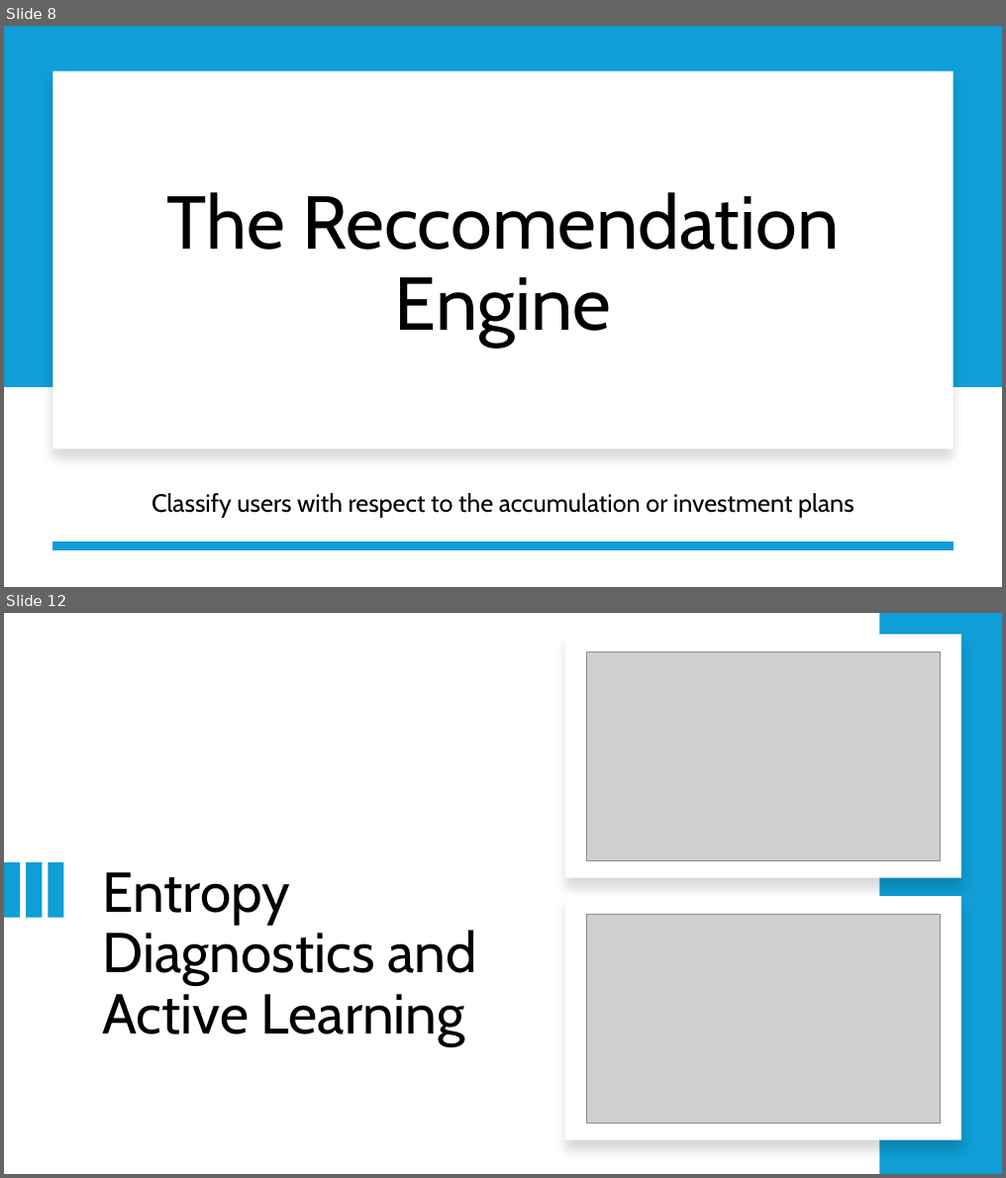
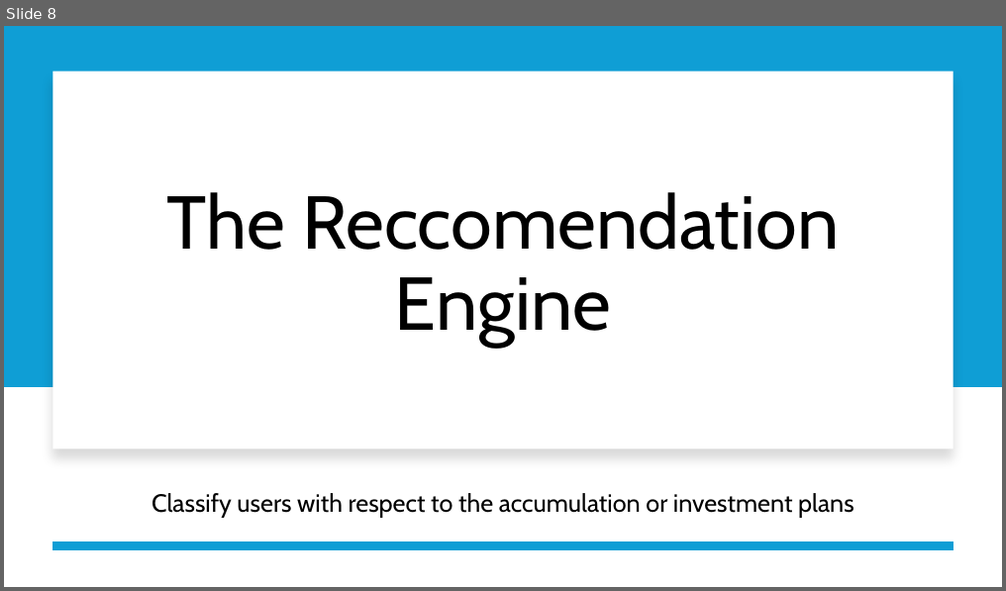
Before and after one commit to Smael-olk/Fintech, a slide deck: Business Case 2/Presentation Business Case 2.pptx. Shown one above the other, each under a label of ours: slides 8 and 12 before the commit, slide 8 after it; the slides between them are not shown. The pictures are 1006x1178 and 1006x591 pixels, drawn with LibreOffice and Linux fonts; fonts in the diff are those of the drawing; grey boxes stand for pictures. Boxes give left, top, right and bottom in pixels: in the first picture for what was removed or moved away, otherwise in the second. Text is boxed around its words. In the diff, an @@ line names an element or a change of style, - is before the commit and + after.

```diff
--- a/Business Case 2/Presentation Business Case 2.pptx
+++ b/Business Case 2/Presentation Business Case 2.pptx
@@ slide 12 removed at (x1=4, y1=613, x2=1002, y2=1174), background #FFFFFF @@
@@ rectangle removed at (x1=565, y1=634, x2=961, y2=878) @@
@@ rectangle removed at (x1=880, y1=613, x2=1002, y2=1174) @@
@@ picture removed at (x1=587, y1=652, x2=940, y2=861) @@
@@ rectangle removed at (x1=4, y1=862, x2=20, y2=918) @@
@@ rectangle removed at (x1=26, y1=862, x2=42, y2=918) @@
@@ rectangle removed at (x1=49, y1=862, x2=63, y2=918) @@
@@ title removed at (x1=103, y1=872, x2=476, y2=1046) @@
-Entropy Diagnostics and Active Learning
@@ rectangle removed at (x1=565, y1=897, x2=961, y2=1141) @@
@@ picture removed at (x1=587, y1=914, x2=940, y2=1123) @@
```
Also in this commit, not shown: 3 slides changed, 3 slides added, 1 other slide removed.
